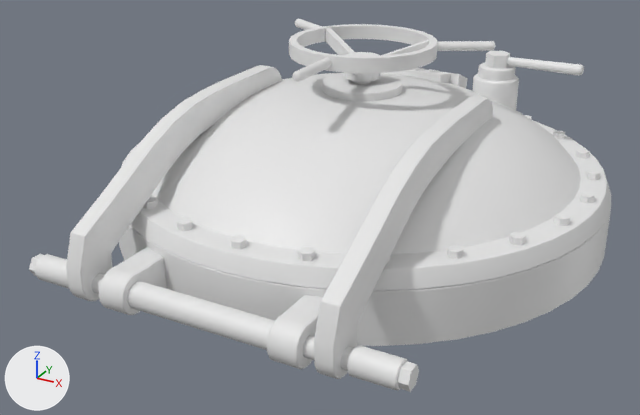
A saved change to the FBX model Assets/_Project/Content/Art/3D/Mesh/SM_Luke_Base.fbx.
Rendered twice from a camera (50 mm lens) standing at (1.131, -2.318, 1.164) and looking at (-0.054, -0.163, 0.087). Arrows for +X, +Y and +Z are at lower left; the lights stay in place. The picture after the commit comes second. Where no turn or scale is listed for an object, it has been applied to the vertices.

The older version as bpy lines, for what is in view:
```python
me_cylinder_139 = bpy.data.meshes.new('Cylinder.139')
me_cylinder_139.from_pydata(...)  # 672 vertices, 1108 faces; spans x -0.75..0.75, y -0.89..0.75, z 0.0..0.15
me_cylinder_142 = bpy.data.meshes.new('Cylinder.142')
me_cylinder_142.from_pydata(...)  # 1544 vertices, 2748 faces; spans x -0.75..0.75, y -0.06..1.58, z -0.05..0.37
me_cylinder_143 = bpy.data.meshes.new('Cylinder.143')
me_cylinder_143.from_pydata(...)  # 69 vertices, 112 faces; spans x -0.033..0.269, y -0.038..0.038, z 0.0..0.041
me_cylinder_147 = bpy.data.meshes.new('Cylinder.147')
me_cylinder_147.from_pydata(...)  # 298 vertices, 275 faces; spans x -0.339..0.341, y -0.389..0.217, z -0.028..0.1
ob_sm_luke = bpy.data.objects.new('SM_Luke', me_cylinder_142)
ob_sm_luke.location = (0.0, -0.836, 0.076)
ob_sm_luke_base = bpy.data.objects.new('SM_Luke_Base', me_cylinder_139)
ob_sm_luke_base.location = (0.0, 0.0, 0.0)
ob_sm_luke_ruchka_1 = bpy.data.objects.new('SM_Luke_Ruchka_1', me_cylinder_147)
ob_sm_luke_ruchka_1.location = (0.0, 0.0, 0.47)
ob_sm_luke_ruchka_2 = bpy.data.objects.new('SM_Luke_Ruchka_2', me_cylinder_143)
ob_sm_luke_ruchka_2.location = (0.295, 0.366, 0.446)
```
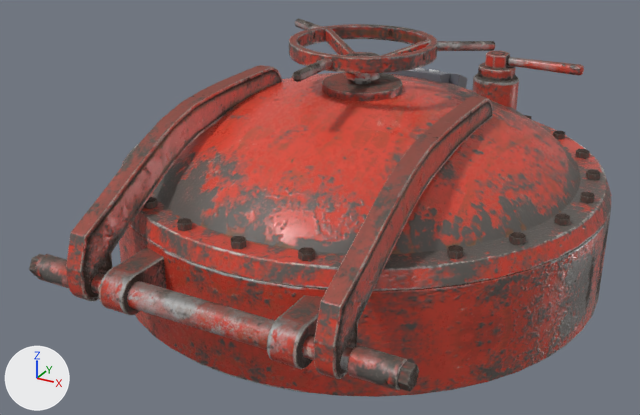
The newer file is also turned or shifted as a whole; pictures and numbers use the older file's frame.

The change, as JSON lines over the scene's bpy script:
```json
{"op": "add", "block": "img_t_luke_roughness_raw_png", "code": ["img_t_luke_roughness_raw_png = load_image('T_Luke_Roughness_Raw.png', '../Textures/T_Luke/T_Luke_Roughness_Raw.png', 2048, 2048, 'Non-Color')"]}
{"op": "add", "block": "img_t_luke_albedo_srgb_png", "code": ["img_t_luke_albedo_srgb_png = load_image('T_Luke_Albedo_sRGB.png', '../Textures/T_Luke/T_Luke_Albedo_sRGB.png', 2048, 2048, 'sRGB')"]}
{"op": "add", "block": "img_t_luke_normal_raw_png", "code": ["img_t_luke_normal_raw_png = load_image('T_Luke_Normal_Raw.png', '../Textures/T_Luke/T_Luke_Normal_Raw.png', 2048, 2048, 'Non-Color')"]}
{"op": "add", "block": "img_t_luke_emissive_srgb_png", "code": ["img_t_luke_emissive_srgb_png = load_image('T_Luke_Emissive_sRGB.png', '../Textures/T_Luke/T_Luke_Emissive_sRGB.png', 2048, 2048, 'sRGB')"]}
{"op": "add", "block": "mat_t_luke", "code": ["mat_t_luke = bpy.data.materials.new('T_Luke')", "# uses the picture img_t_luke_albedo_srgb_png", "# uses the picture img_t_luke_emissive_srgb_png", "# uses the picture img_t_luke_normal_raw_png", "# uses the picture img_t_luke_roughness_raw_png"]}
{"block": "me_cylinder_147", "where": "me_cylinder_147.from_pydata(...)  # 298 vertices, 275 faces; spans x -0.339..0.341, y -0.389..0.217, z -0.028..0.1"}
{"op": "add", "block": "me_cylinder_147", "code": "me_cylinder_147.materials.append(mat_t_luke)"}
{"block": "me_cylinder_139", "where": "# used by ob_sm_luke_base; location = (0.0, 0.0, 0.0)"}
{"op": "remove", "block": "me_cylinder_139", "code": "me_cylinder_139.from_pydata(...)  # 672 vertices, 1108 faces; spans x -0.75..0.75, y -0.89..0.75, z 0.0..0.15"}
{"op": "add", "block": "me_cylinder_139", "code": "me_cylinder_139.from_pydata(...)  # 960 vertices, 1588 faces; spans x -0.75..0.75, y -0.89..0.75, z -0.15..0.15"}
{"block": "me_cylinder_139", "change": "me_cylinder_139 part 1: the loose piece of 288 vertices spanning x -0.75..0.75, y -0.75..0.75, z 0.0..0.15 is copied, and the copy is turned -180 degrees about the y axis through the mesh origin, in mat_t_luke; it spans x -0.75..0.75, y -0.75..0.75, z -0.15..0.0"}
{"block": "me_cylinder_139", "change": "me_cylinder_139 part 2"}
{"block": "me_cylinder_139", "change": "5 faces are deleted"}
{"block": "me_cylinder_139", "change": "5 new faces join them"}
{"block": "me_cylinder_139", "change": "me_cylinder_139 part 3: 1090 faces spanning x -0.75..0.75, y -0.89..0.75, z 0.0..0.15 switch from no material to mat_t_luke"}
{"block": "me_cylinder_139", "change": "other edits to the shape of me_cylinder_139 do not show in these pictures"}
{"block": "me_cylinder_142", "where": "me_cylinder_142.from_pydata(...)  # 1544 vertices, 2748 faces; spans x -0.75..0.75, y -0.06..1.58, z -0.05..0.37"}
{"op": "add", "block": "me_cylinder_142", "code": "me_cylinder_142.materials.append(mat_t_luke)"}
{"block": "me_cylinder_143", "where": "me_cylinder_143.from_pydata(...)  # 69 vertices, 112 faces; spans x -0.033..0.269, y -0.038..0.038, z 0.0..0.041"}
{"op": "add", "block": "me_cylinder_143", "code": "me_cylinder_143.materials.append(mat_t_luke)"}
```

Location of each change, [x1, y1, x2, y2] in pixels of the pictures (640 x 415 px; the box of a moved part takes in the faces that stretch with it):
```json
{"object": "SM_Luke", "change": "recoloured", "before": [66, 63, 611, 379], "after": [66, 63, 611, 379], "on screen": "white to red"}
{"object": "SM_Luke_Base", "change": "reshaped", "before": [29, 209, 611, 392], "after": [29, 209, 611, 397]}
{"object": "SM_Luke_Ruchka_1", "change": "recoloured", "before": [289, 19, 495, 84], "after": [289, 19, 495, 84], "on screen": "white to brown"}
{"object": "SM_Luke_Ruchka_2", "change": "recoloured", "before": [485, 51, 584, 76], "after": [485, 51, 584, 76], "on screen": "white to brown"}
{"part": 1, "of": "me_cylinder_139", "change": "added", "after": [120, 250, 604, 397], "on screen": "red"}
{"part": 2, "of": "me_cylinder_139", "change": "moved or reshaped", "before": [408, 365, 419, 392], "after": [408, 365, 419, 392]}
{"part": 3, "of": "me_cylinder_139", "change": "recoloured", "before": [29, 209, 611, 391], "after": [29, 209, 611, 391], "on screen": "white to red"}
```
